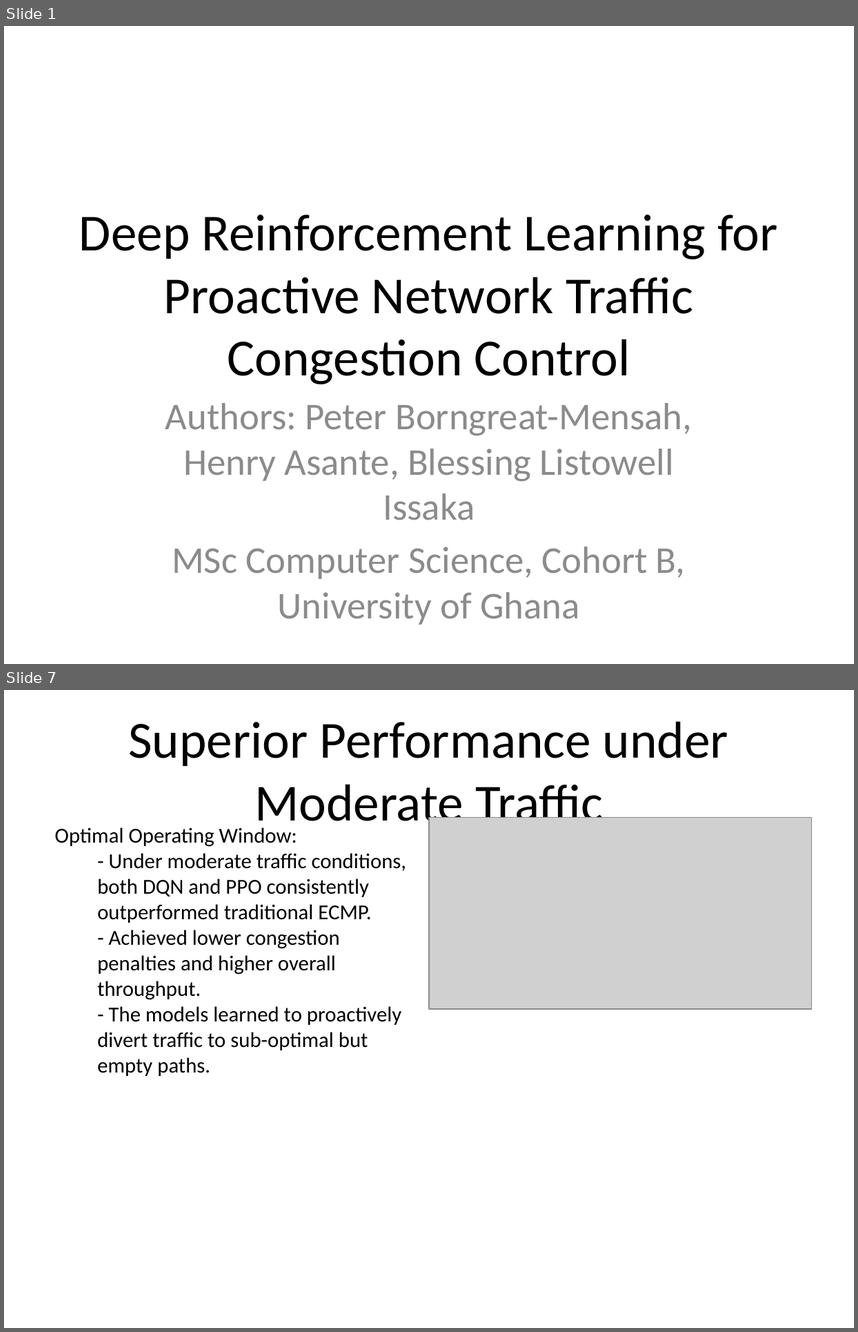
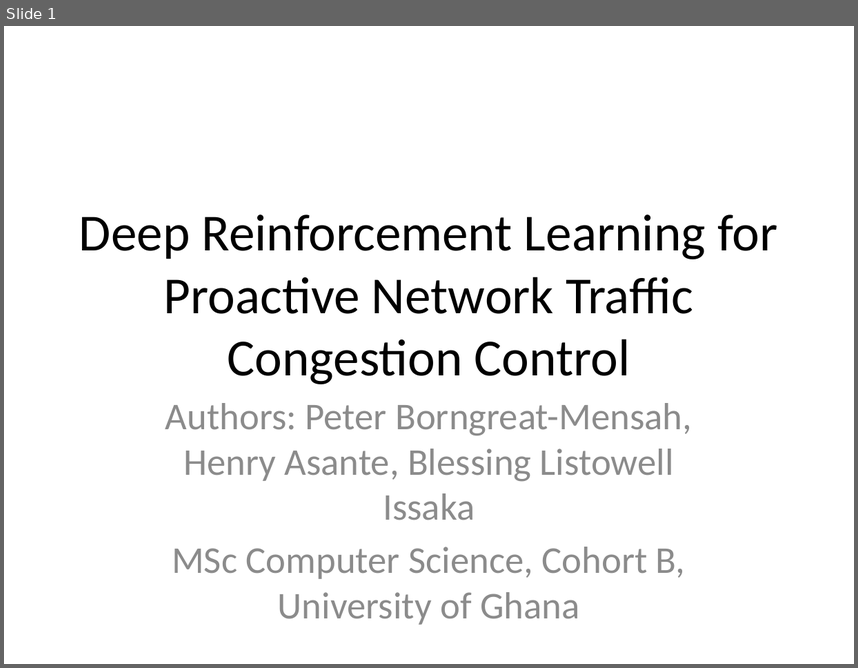
Before and after one commit to PipetteGh/Deep-Reinforcement-Learning-for-Proactive-Network-Traffic-Congestion-Control-and-Load-Balancing, a slide deck: final_presentation.pptx. Shown one above the other, each under a label of ours: slides 1 and 7 before the commit, slide 1 after it; the slides between them are not shown. The pictures are 858x1332 and 858x668 pixels, drawn with LibreOffice and Linux fonts; fonts in the diff are those of the drawing; grey boxes stand for pictures. Boxes give left, top, right and bottom in pixels: in the first picture for what was removed or moved away, otherwise in the second. Text is boxed around its words. In the diff, an @@ line names an element or a change of style, - is before the commit and + after.

```diff
--- a/final_presentation.pptx
+++ b/final_presentation.pptx
@@ slide 7 removed at [4,690,854,1328], background #FFFFFF @@
@@ title removed at [128,721,728,833] @@
-Superior Performance under Moderate Traffic
@@ text removed at [55,827,407,1076] @@
-Optimal Operating Window:
-  - Under moderate traffic conditions, both DQN and PPO consistently outperformed traditional ECMP.
-  - Achieved lower congestion penalties and higher overall throughput.
-  - The models learned to proactively divert traffic to sub-optimal but empty paths.
@@ picture removed at [429,818,811,1009] @@
```
Also in this commit, not shown: 5 slides changed, 4 slides added, 5 other slides removed, 17 other files.
